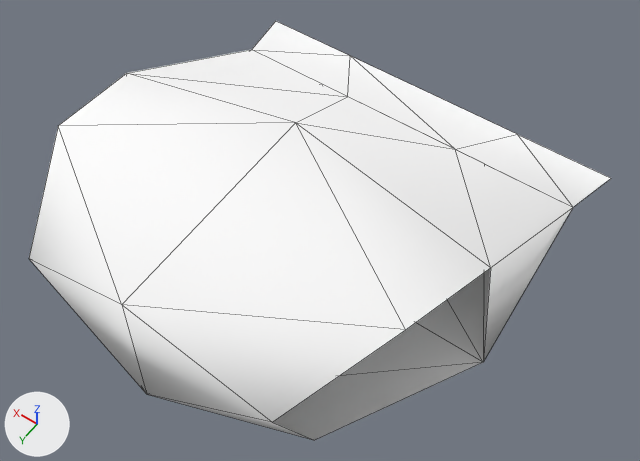
The glTF model public/3d/item/model__item__room.ofs_1712_0/1712top000_c.gltf, before and after one commit.
The view is the same before and after, from a 50 mm lens placed at (-0.57, 0.762, 1.205), pointed at (-0.059, 0.046, 0.08). The axes (+X, +Y, +Z) are drawn at lower left. The lights are the same throughout. The older version comes first. Mesh edges are drawn as thin lines.

The older version as bpy lines, for what is in view:
```python
mat_c01_cloth_u = principled_material('c01_cloth_u')
mat_c01_cloth_u.base_color = (1.0, 1.0, 1.0)  # white #ffffff
mat_c01_cloth_u.roughness = 1.0
me_1712top000_c = bpy.data.meshes.new('1712top000_c')
me_1712top000_c.from_pydata(...)  # 23 vertices, 30 faces; spans x -0.38..0.38, y -0.407..0.407, z 0.0..0.272
me_1712top000_c.materials.append(mat_c01_cloth_u)  # white #ffffff
ob_1712top000_c = bpy.data.objects.new('1712top000_c', me_1712top000_c)
ob_1712top000_c.location = (0.0, 0.0, 0.0)
```
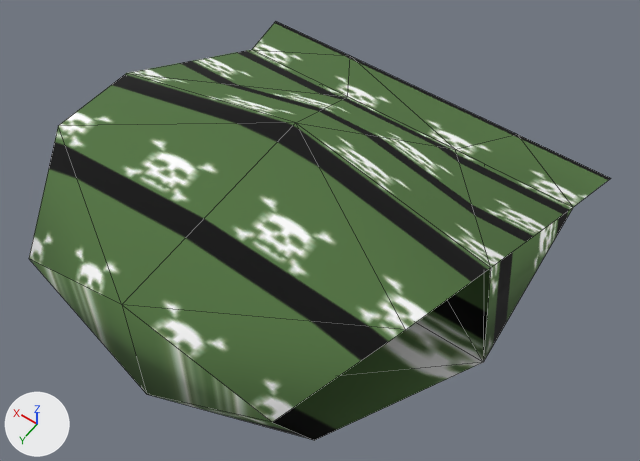
Pixel boxes [x1, y1, x2, y2] of what changed, in the pictures (640 x 461 px):
'1712top000_c', surface changed (white to green): [29, 21, 611, 440] in both

The edits, one by one:
Picture 'c01_cloth_u' (img_c01_cloth_u) is new.
In material 'c01_cloth_u' (mat_c01_cloth_u), base_color is no longer (1.0, 1.0, 1.0), white #ffffff.
In material 'c01_cloth_u' (mat_c01_cloth_u), texture is now set to img_c01_cloth_u.
